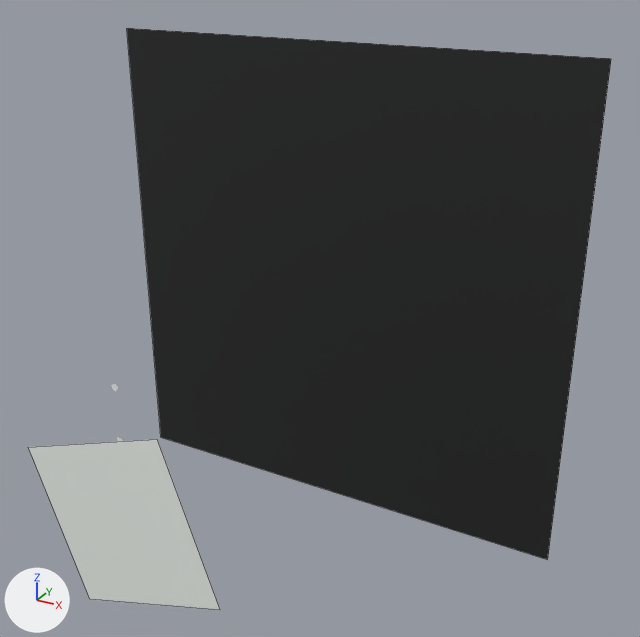
The Blender file src/commonMain/assetsSource/circles.blend, before and after one commit.
Before and after are seen from a 50 mm lens placed at (19.5, -16.9, 16.8), pointed at (2.7, 13.5, 1.6). The axes (+X, +Y, +Z) are drawn at lower left. The lights are the same throughout. Mesh edges are drawn as thin lines on the coarser meshes.

Names of what the first picture shows: 'backtground', 'targetSquare'.
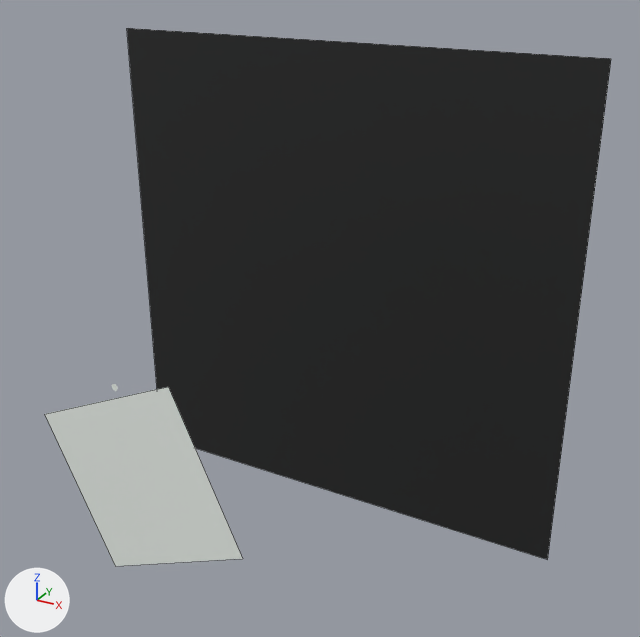
Pixel boxes [x1, y1, x2, y2] of what changed, in the pictures (640 x 637 px):
'targetSquare', moved, turned, rescaled: before [28, 440, 220, 609]; after [45, 387, 243, 566]

The change, as a list of edits to the scene's bpy script:
```text
Change ob_targetsquare:
    ob_targetsquare.location: (0.77, 2.38, -2.62) -> (0.73, 3.59, -1.57)
    ob_targetsquare.rotation_euler: (1.571, -0.334, 0.0) -> (1.571, 1.15, 0.0)  # degrees (90, -19, 0) -> degrees (90, 66, 0)
    ob_targetsquare.scale: (26.9, 26.9, 26.9) -> (27.4, 27.4, 27.4)
```
